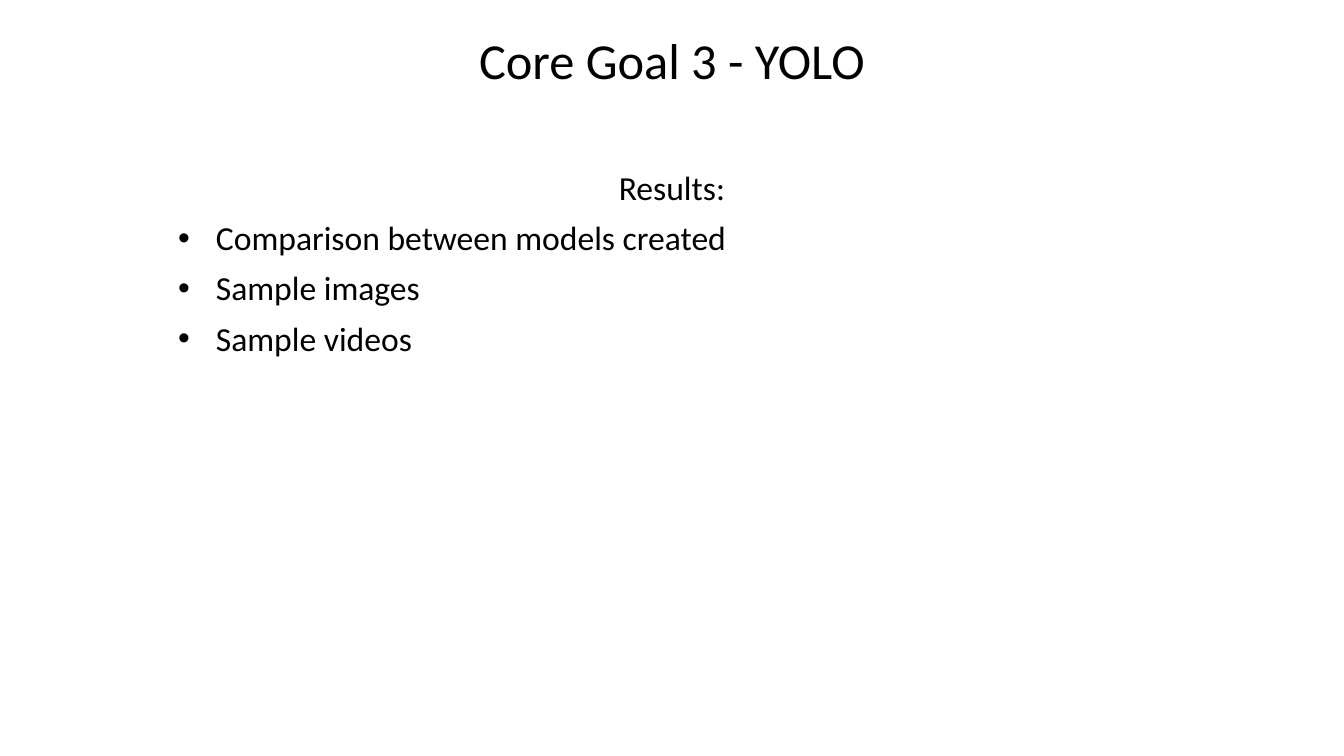
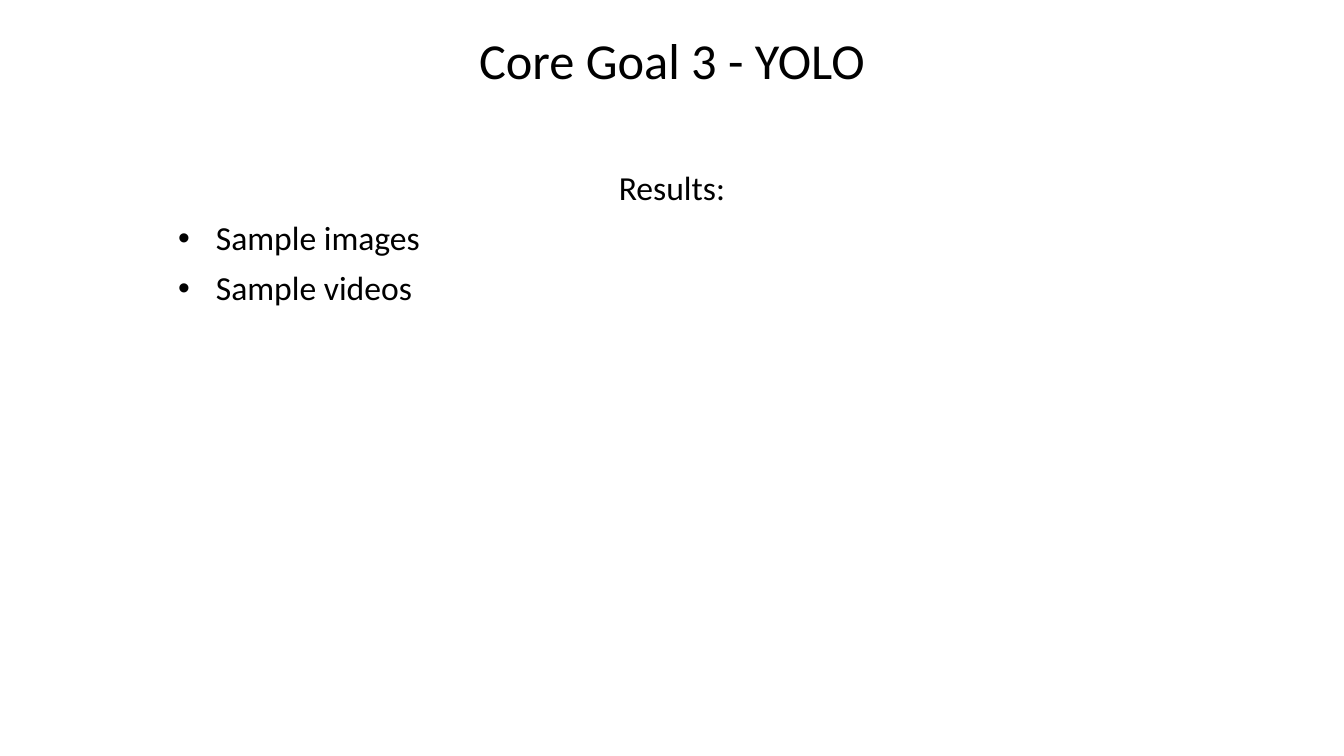
Before and after one commit to zliu007/DAEN690Report, a slide deck: slide 14 of SimpsonsImageDetection_Final Presentation_M.pptx (slide 12 before the commit). Drawn at 1344x756 pixels with LibreOffice and Linux fonts; fonts in the diff are those of the drawing. Boxes give left, top, right and bottom in pixels: in the first picture for what was removed or moved away, otherwise in the second. Text is boxed around its words. In the diff, an @@ line names an element or a change of style, - is before the commit and + after.

```diff
--- a/SimpsonsImageDetection_Final Presentation_M.pptx
+++ b/SimpsonsImageDetection_Final Presentation_M.pptx
@@ subtitle at box(216, 226, 726, 256): paragraph removed @@
-• Comparison between models created
```
Also in this commit, not shown: 6 other slides changed, 3 slides added.
